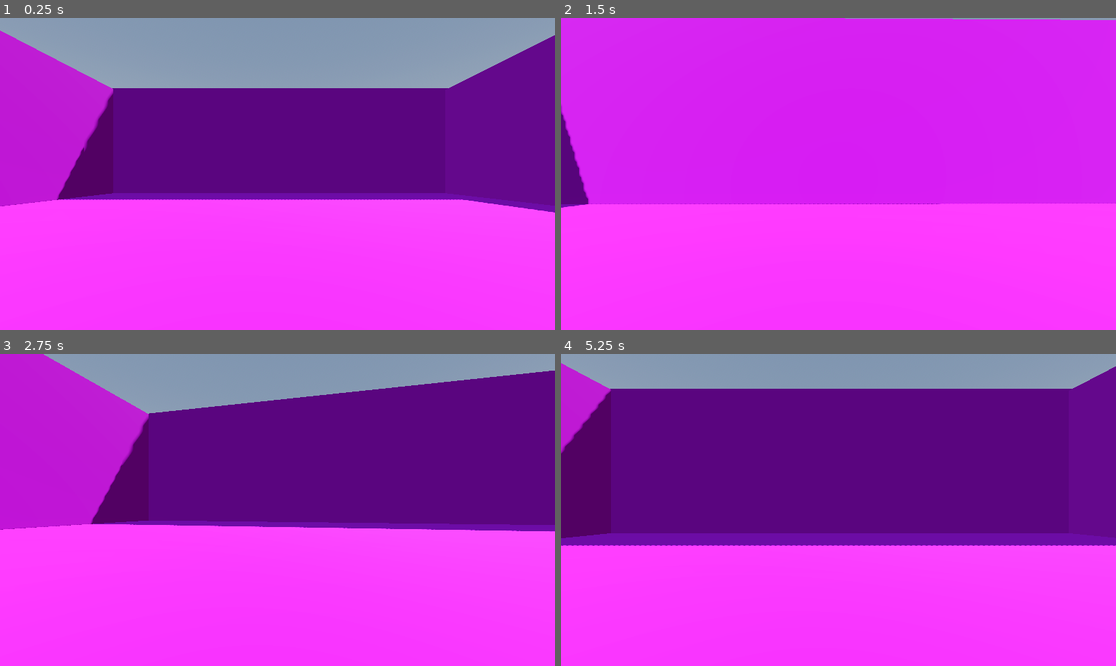
Above: before the commit, frames 1-4 (two rows, left to right).
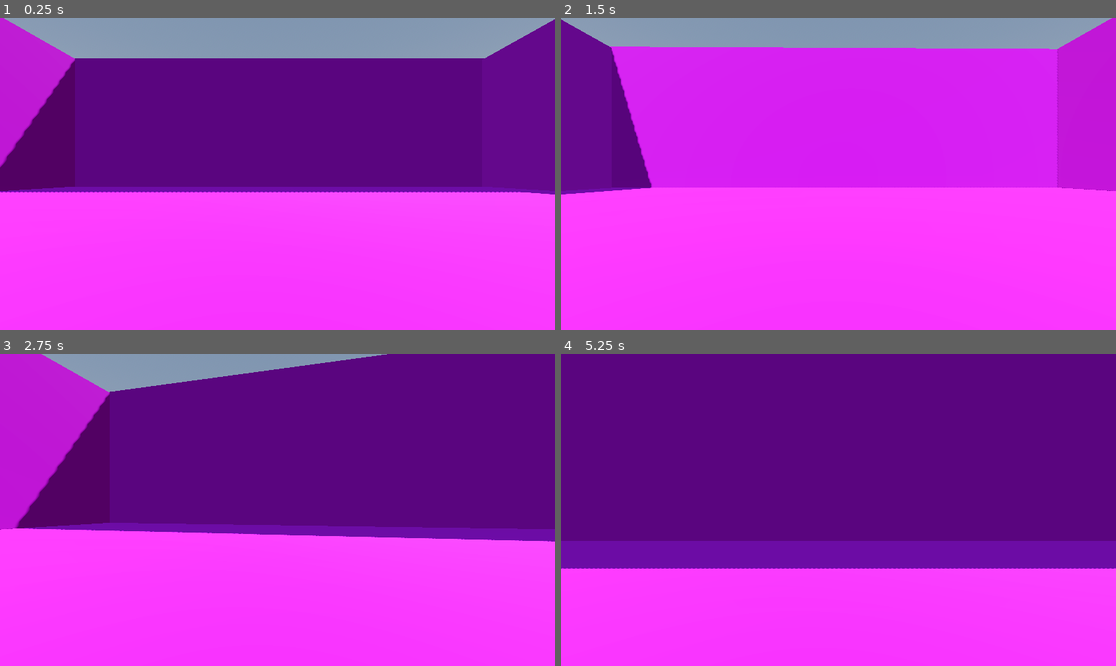
Above: after the commit, the same moments.

Repository: SeminixDev/pandora-boomer-shooter
Game: Godot game, scene res://World/world.tscn
The game is run twice, just before and just after one commit, with the same random seed, the same clock (stepped at 60 frames per second) and the same inputs.
Inputs:
- Up to frame 1 (0.25 s): no input
- Up to frame 2 (1.5 s): tap Enter (ui_accept) at 0.5, 0.77 s; hold Right (ui_right) 0.53-1.28 s; hold Down (ui_down) from 1.28 s (still down)
- Up to frame 3 (2.75 s): tap Enter (ui_accept) at 1.52 s; release Down (ui_down) at 2.03 s; hold Right (ui_right) from 2.03 s (still down)
- Up to frame 4 (5.25 s): release Right (ui_right) at 2.78 s; hold Up (ui_up) 2.78-3.53 s; tap Enter (ui_accept) at 3.02, 3.77, 4.52 s; hold Left (ui_left) 3.53-5.03 s; hold Down (ui_down) from 5.03 s (still down)

The runs differ from the first frame. In frame 1, 18% of the frame differs, in the area x 0-100%, y 0-63%; in frame 2, 25%; in frame 3, 16%; in frame 4, 25%, in the area x 0-100%, y 0-69%.

Commit message:
Moved player back to origin

Diff:
--- a/World/world.tscn
+++ b/World/world.tscn
@@ -60,7 +60,6 @@
 shadow_enabled = true
 
 [node name="Player" parent="." unique_id=1346923229 instance=ExtResource("1_folwd")]
-transform = Transform3D(1, 0, 0, 0, 1, 0, 0, 0, 1, -0.111974716, 1.3048027, 4.33877)
 
 [node name="Walls" type="Node" parent="." unique_id=2127158984]
 
